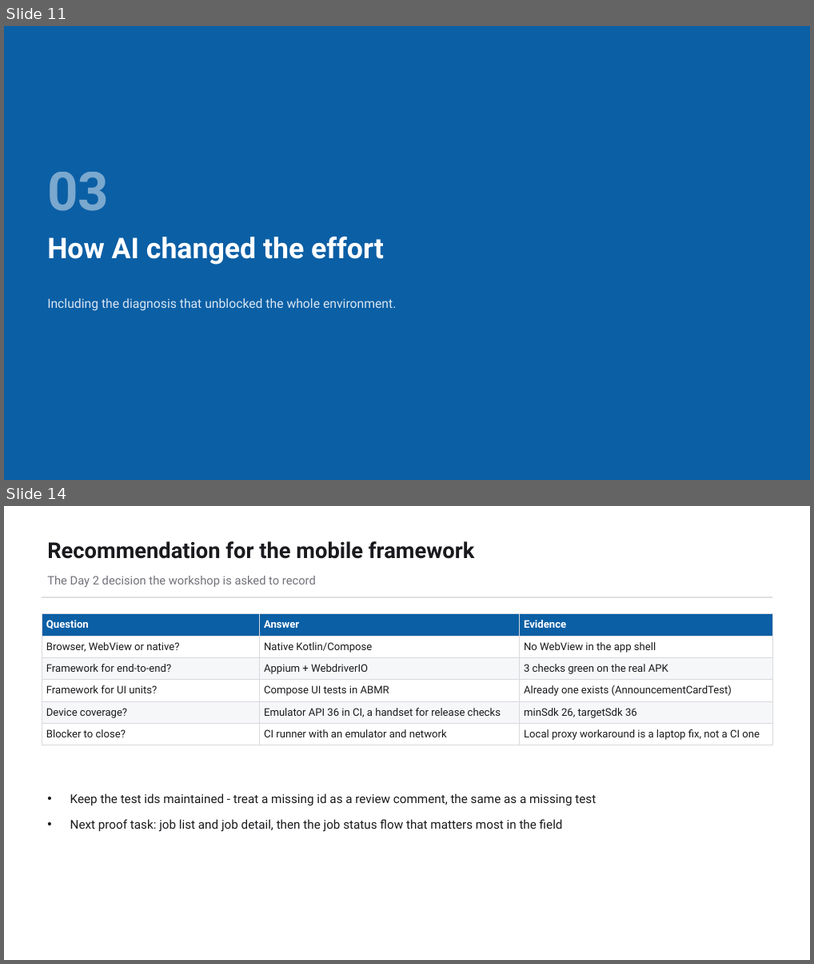
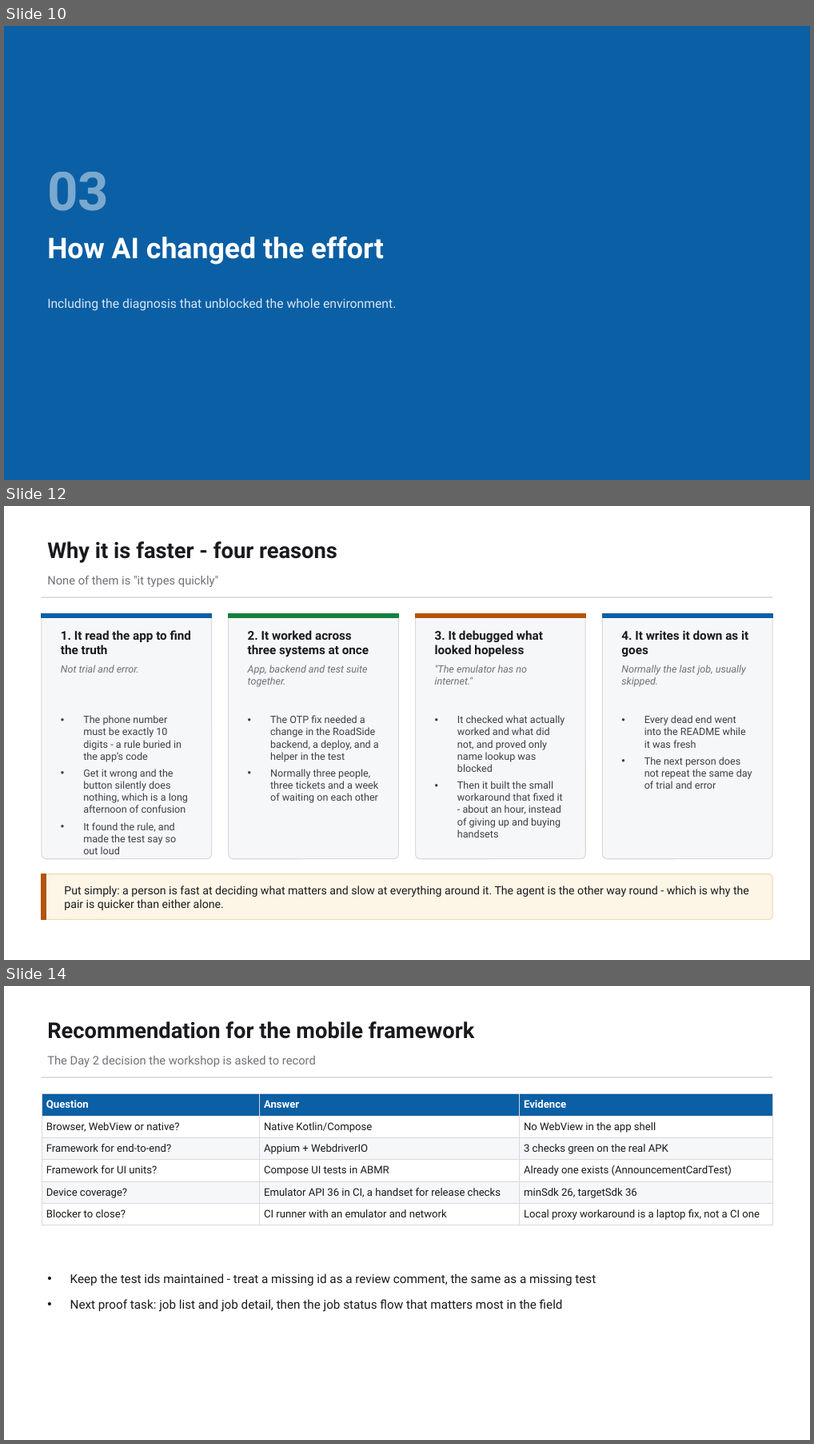
Before and after one commit to bulubuloa/AS.APAC.AI.Workshop, a slide deck: presentations/Mobile_Test_Automation_Appium.pptx. Shown one above the other, each under a label of ours: slides 11 and 14 before the commit, slides 10, 12 and 14 after it; the slides between them are not shown. The pictures are 814x964 and 814x1444 pixels, drawn with LibreOffice and Linux fonts; fonts in the diff are those of the drawing. Boxes give left, top, right and bottom in pixels: in the first picture for what was removed or moved away, otherwise in the second. Text is boxed around its words. In the diff, an @@ line names an element or a change of style, - is before the commit and + after.

Commit message:
Mobile deck: align with the web deck - phone diagram, speed comparison, simpler AI section

```diff
--- a/presentations/Mobile_Test_Automation_Appium.pptx
+++ b/presentations/Mobile_Test_Automation_Appium.pptx
@@ slide 12 added at <box>4,506,810,960</box>, background #FFFFFF @@
@@ text added at <box>47,541,338,563</box>, 26 pt, text #1A1A1E, bold @@
+Why it is faster - four reasons
@@ text added at <box>47,576,219,587</box>, 14 pt, text #71717A @@
+None of them is "it types quickly"
@@ rectangle added at <box>42,596,773,598</box>, fill #D9D9DE @@
@@ rounded rectangle added at <box>42,614,211,859</box>, fill #F6F7F9, outline #D9D9DE 1 pt @@
@@ rectangle added at <box>42,614,211,617</box>, fill #0B5FA5, outline #0B5FA5 1 pt @@
@@ rounded rectangle added at <box>229,614,398,859</box>, fill #F6F7F9, outline #D9D9DE 1 pt @@
@@ rectangle added at <box>229,614,398,617</box>, fill #15803D, outline #15803D 1 pt @@
@@ rounded rectangle added at <box>416,614,586,859</box>, fill #F6F7F9, outline #D9D9DE 1 pt @@
@@ rectangle added at <box>416,614,586,617</box>, fill #B45309, outline #B45309 1 pt @@
@@ rounded rectangle added at <box>603,614,773,859</box>, fill #F6F7F9, outline #D9D9DE 1 pt @@
@@ rectangle added at <box>603,614,773,617</box>, fill #0B5FA5, outline #0B5FA5 1 pt @@
@@ text added at <box>61,630,191,654</box>, 14.5 pt, text #1A1A1E, bold @@
+1. It read the app to find the truth
@@ text added at <box>248,630,369,657</box>, 14.5 pt, text #1A1A1E, bold @@
+2. It worked across three systems at once
@@ text added at <box>435,630,543,656</box>, 14.5 pt, text #1A1A1E, bold @@
+3. It debugged what looked hopeless
@@ text added at <box>622,630,749,656</box>, 14.5 pt, text #1A1A1E, bold @@
+4. It writes it down as it goes
@@ text added at <box>61,664,139,672</box>, 12 pt, text #71717A, italic @@
+Not trial and error.
@@ text added at <box>248,664,367,687</box>, 12 pt, text #71717A, italic @@
+App, backend and test suite together.
@@ text added at <box>435,664,527,684</box>, 12 pt, text #71717A, italic @@
+"The emulator has no internet."
@@ text added at <box>622,664,746,687</box>, 12 pt, text #71717A, italic @@
+Normally the last job, usually skipped.
@@ text added at <box>83,715,188,854</box>, 12 pt, text #3F3F46 @@
+• The phone number must be exactly 10 digits - a rule buried in the app’s code
+• Get it wrong and the button silently does nothing, which is a long afternoon of confusion
+• It found the rule, and made the test say so out loud
@@ text added at <box>270,715,379,803</box>, 12 pt, text #3F3F46 @@
+• The OTP fix needed a change in the RoadSide backend, a deploy, and a helper in the test
+• Normally three people, three tickets and a week of waiting on each other
@@ text added at <box>458,715,565,837</box>, 12 pt, text #3F3F46 @@
+• It checked what actually worked and what did not, and proved only name lookup was blocked
+• Then it built the small workaround that fixed it - about an hour, instead of giving up and buying handsets
@@ text added at <box>645,715,753,788</box>, 12 pt, text #3F3F46 @@
+• Every dead end went into the README while it was fresh
+• The next person does not repeat the same day of trial and error
@@ rounded rectangle added at <box>42,874,773,919</box>, fill #FDF6E7, outline #EBD9AE 1 pt @@
@@ rectangle added at <box>42,874,46,919</box>, fill #B45309, outline #B45309 1 pt @@
@@ text added at <box>64,885,750,910</box>, 13.5 pt, text #1A1A1E @@
+Put simply: a person is fast at deciding what matters and slow at everything around it. The agent is the other way round - which is why the pair is quicker than either alone.
@@ what was slide 11 is now slide 10 @@
```
Also in this commit, not shown: 1 slide changed, 2 other slides added, 3 slides removed, 2 other files.
